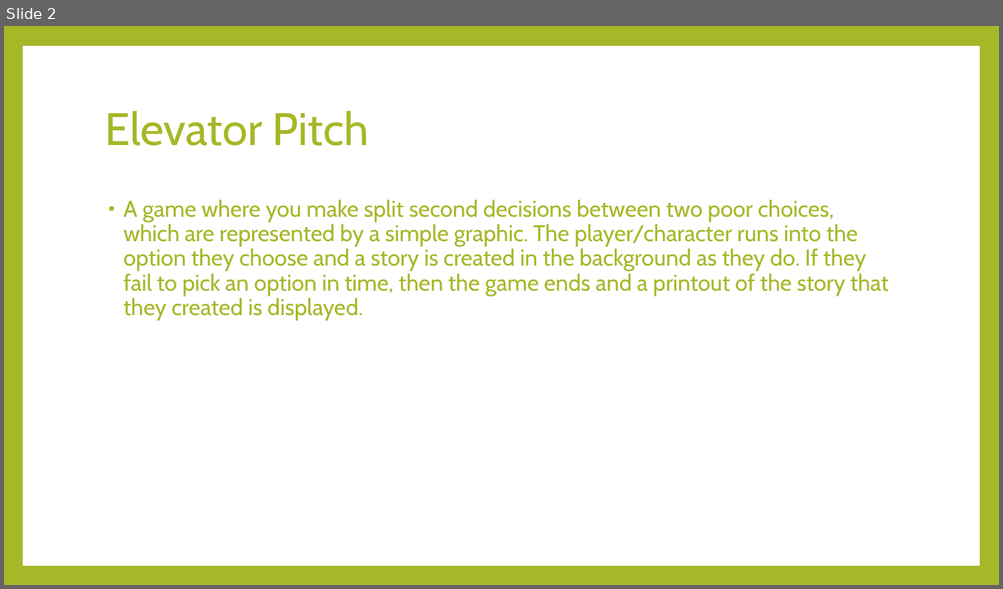
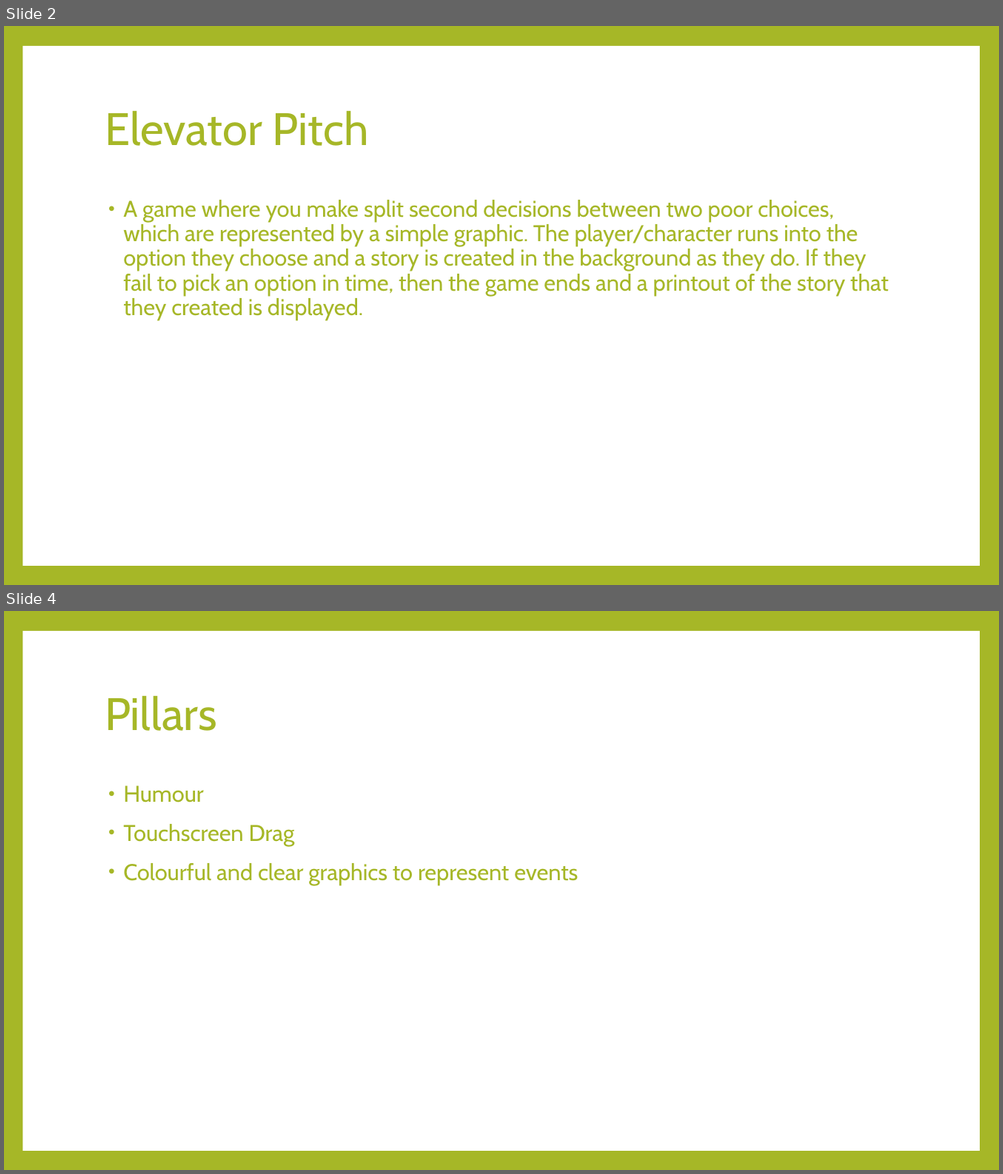
Before and after one commit to PeterLowe/concept3-amy, a slide deck: Catch22 slide.pptx. Shown one above the other, each under a label of ours: slide 2 before the commit, slides 2 and 4 after it; the slides between them are not shown. The pictures are 1003x589 and 1003x1174 pixels, drawn with LibreOffice and Linux fonts; fonts in the diff are those of the drawing. Boxes give left, top, right and bottom in pixels: in the first picture for what was removed or moved away, otherwise in the second. Text is boxed around its words. In the diff, an @@ line names an element or a change of style, - is before the commit and + after.

```diff
--- a/Catch22 slide.pptx
+++ b/Catch22 slide.pptx
@@ slide 4 added at bbox=[4, 611, 999, 1170], background #A6B727; not listed: 1 template element that a slide beside it also shows @@
@@ title added at bbox=[105, 696, 217, 731], 44 pt, text #A6B727 @@
+Pillars
@@ text added at bbox=[123, 786, 578, 885], 22 pt, text #A6B727 @@
+• Humour
+• Touchscreen Drag
+• Colourful and clear graphics to represent events
```
Also in this commit, not shown: 1 other slide added.
